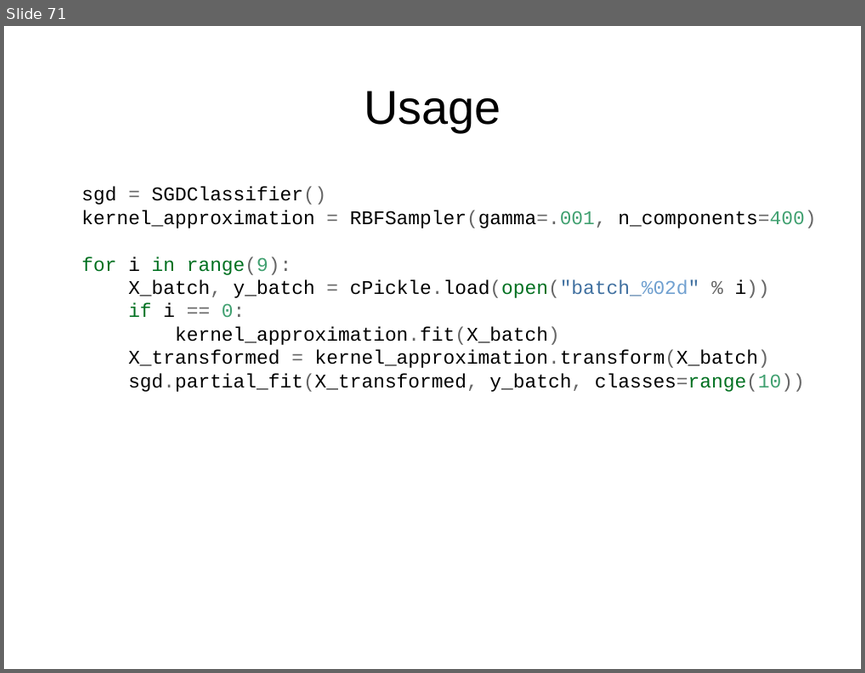
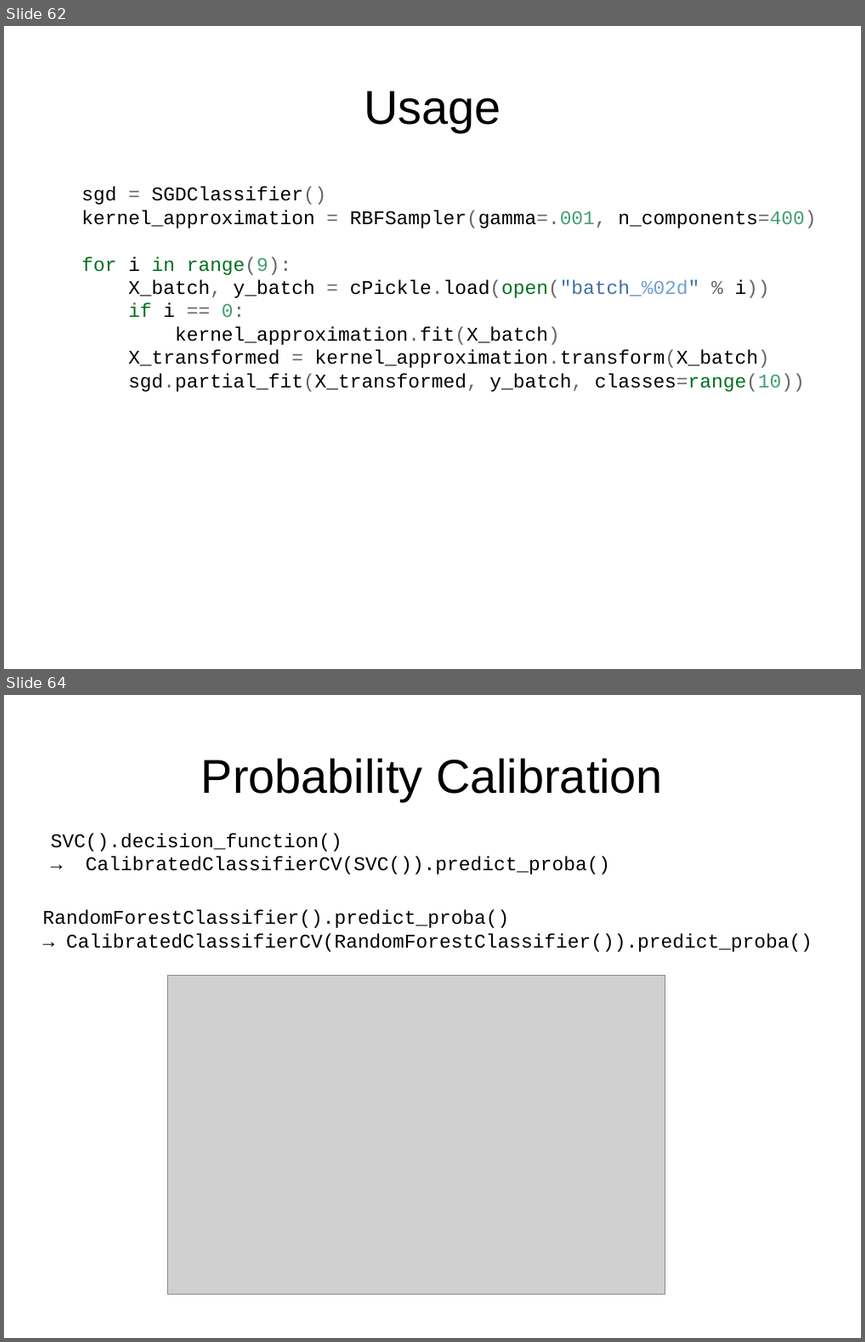
Before and after one commit to amueller/talks_odt, a slide deck: nyc-open-data-2015-andvanced-sklearn.odp. Shown one above the other, each under a label of ours: slide 71 before the commit, slides 62 and 64 after it; the slides between them are not shown. The pictures are 865x673 and 865x1342 pixels, drawn with LibreOffice and Linux fonts; fonts in the diff are those of the drawing; grey boxes stand for pictures. Boxes give left, top, right and bottom in pixels: in the first picture for what was removed or moved away, otherwise in the second. Text is boxed around its words. In the diff, an @@ line names an element or a change of style, - is before the commit and + after.

```diff
--- a/nyc-open-data-2015-andvanced-sklearn.odp
+++ b/nyc-open-data-2015-andvanced-sklearn.odp
@@ slide 64 added at (4,695,861,1338), background #FFFFFF @@
@@ title added at (201,758,663,801), 44 pt, text #000000 @@
+Probability Calibration
@@ text added at (51,833,610,874), 18 pt, text #000000 @@
+SVC().decision_function()
+→ CalibratedClassifierCV(SVC()).predict_proba()
@@ text added at (43,910,812,952), 18 pt, text #000000 @@
+RandomForestClassifier().predict_proba()
+→ CalibratedClassifierCV(RandomForestClassifier()).predict_proba()
@@ picture added at (167,975,664,1293) @@
@@ what was slide 71 is now slide 62 @@
```
Also in this commit, not shown: 15 slides changed, 4 other slides added, 4 slides removed.
